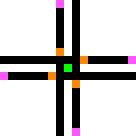
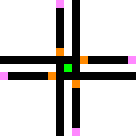
Before/after of a 136px x 136px layered artwork. What changed in the layer stack:
painted on "OR" over (0, 0, 136, 136)
